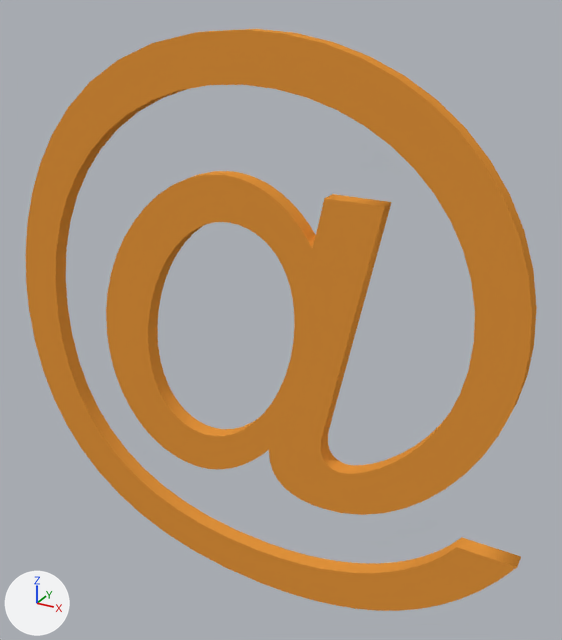
One commit to the Blender file assets/at.blend: the scene before it, then after it.
One viewpoint serves both versions: a 50 mm lens placed at (0.594, -0.961, 0.533), pointed at (0.043, 0.04, 0.032). Lighting does not change. The marker at lower left points along +X, +Y and +Z.

The first picture shows 'Text'.
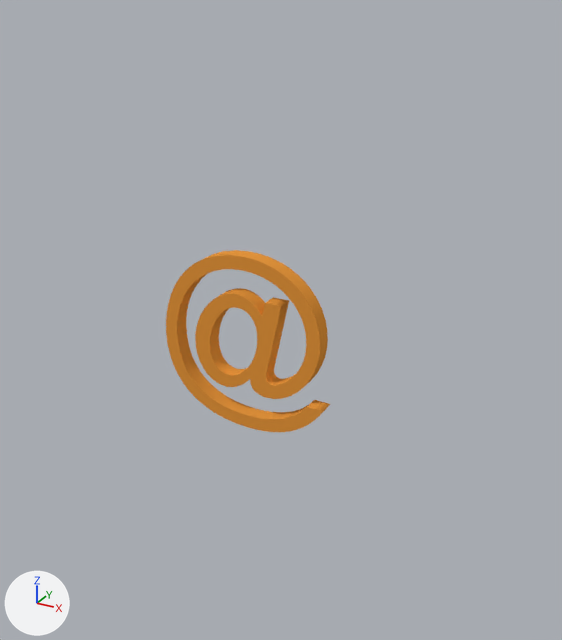
Boxes (x1, y1, x2, y2) around the edits, measured in the pictures (562 x 640 px):
'Text', reshaped (68% narrower, 69% shorter)
    before: (26, 29, 537, 611)
    after: (166, 250, 330, 432)

What the commit changed:
In text 'Text' (txt_text), size is now set to 0.317.
In text 'Text' (txt_text), offset_x goes from -0.517 to -0.164.
In text 'Text' (txt_text), offset_y goes from -0.26 to -0.0822.
